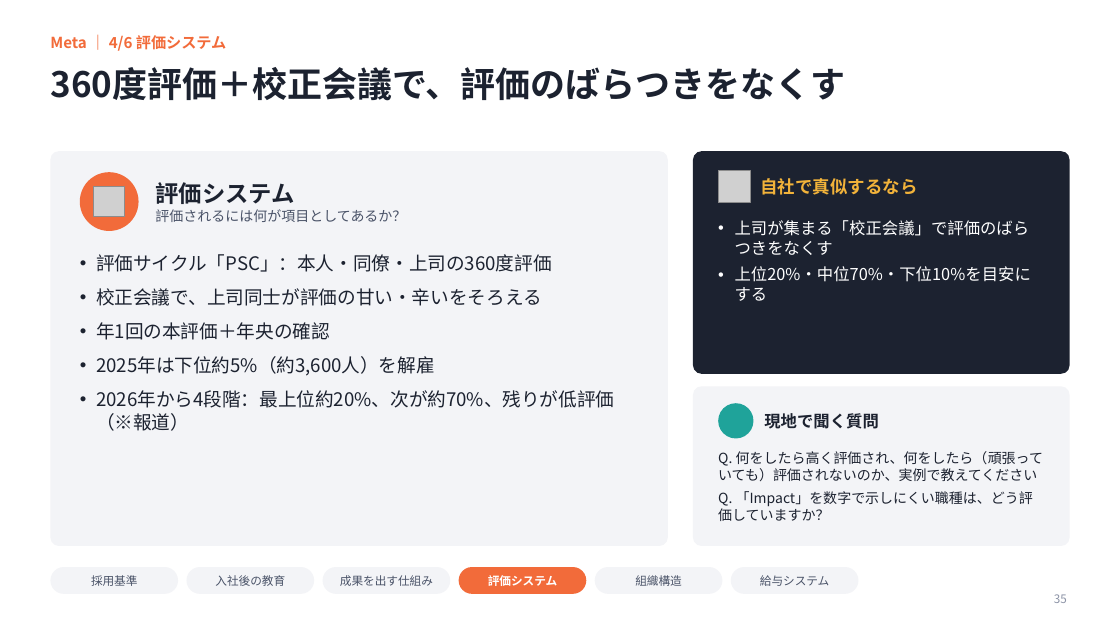
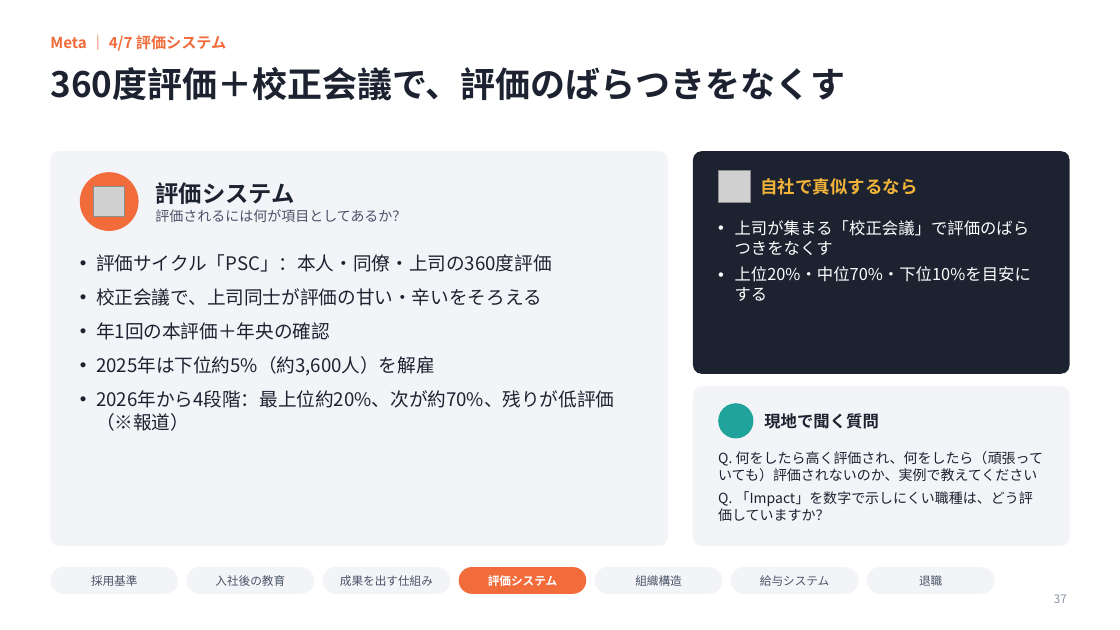
Before and after one commit to ktarpt-spec/-, a slide deck: slide 37 of シリコンバレー企業見学_まとめ_2026年10月.pptx (slide 35 before the commit). Drawn at 1120x630 pixels with LibreOffice and Linux fonts; fonts in the diff are those of the drawing; grey boxes stand for pictures; background and template pictures are left out. Boxes give left, top, right and bottom in pixels: in the first picture for what was removed or moved away, otherwise in the second. Text is boxed around its words. In the diff, an @@ line names an element or a change of style, - is before the commit and + after.

```diff
--- a/シリコンバレー企業見学_まとめ_2026年10月.pptx
+++ b/シリコンバレー企業見学_まとめ_2026年10月.pptx
@@ text at [50, 35, 226, 51]: text changed @@
-Meta ｜ 4/6 評価システム
+Meta ｜ 4/7 評価システム
@@ rounded rectangle added at [867, 567, 995, 594], fill #F3F4F7 @@
@@ text added at [919, 575, 942, 586], 10 pt, text #4A5368 @@
+退職
@@ page number at [1054, 594, 1067, 603]: text changed @@
-35
+37
```
Also in this commit, not shown: 17 other slides changed, 3 slides added.
